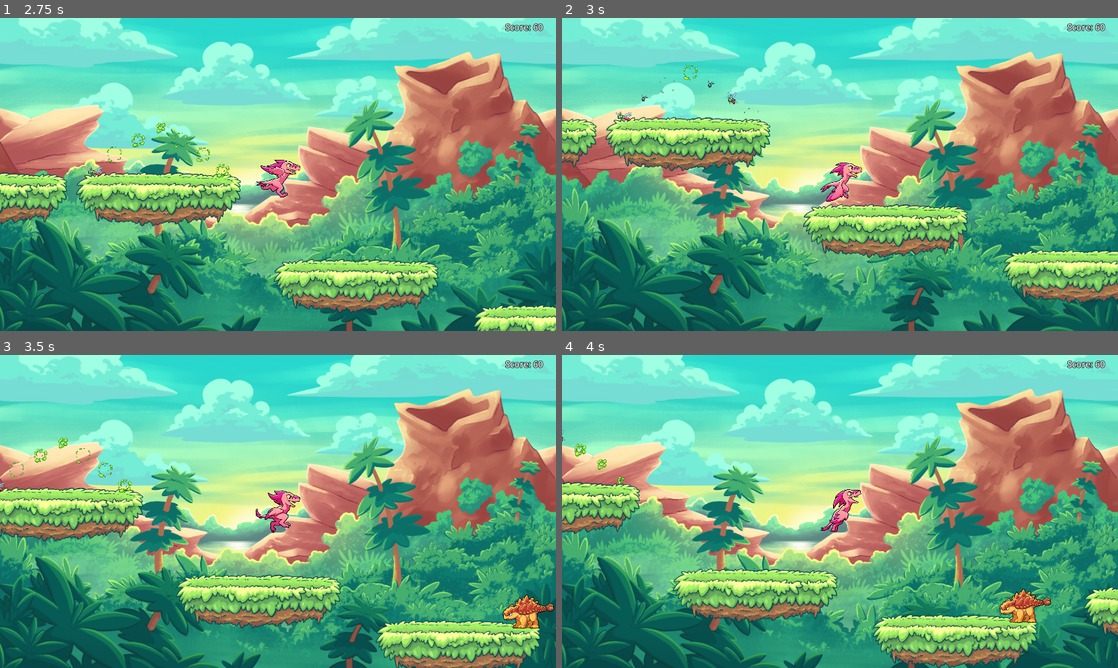
Above: before the commit, frames 1-4 (two rows, left to right).
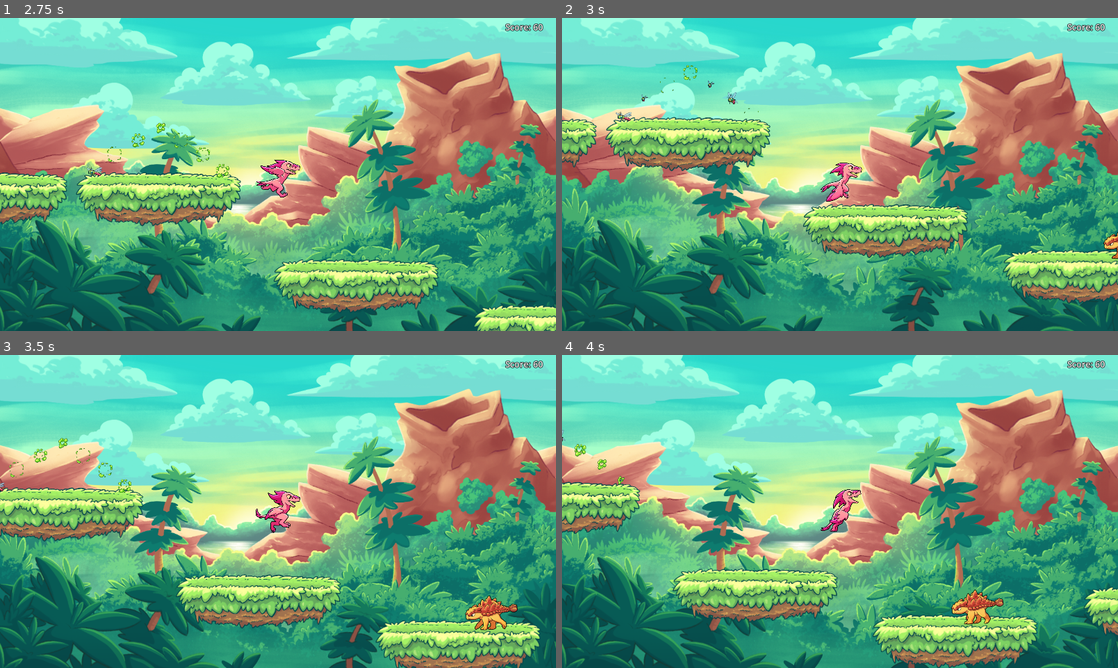
Above: after the commit, the same moments.

Repository: tomglenn/raptor-run
Game: Godot game, scene res://scenes/main.tscn
Two runs of this game, one before a commit and one after it. Both use one fixed random seed, a clock stepped at 60 frames per second and the inputs below.
Inputs:
- Up to frame 1 (2.75 s): tap Space (jump) at 0.77, 1.52 s
- Up to frame 2 (3 s): no input
- Up to frame 3 (3.5 s): tap Space (jump) at 3.02 s
- Up to frame 4 (4 s): tap Space (jump) at 3.77 s

Frame 1 is identical in both runs. In frame 2, 0.1% of the frame differs, in the area x 97-100%, y 68-78%; in frame 3, 1.1%; in frame 4, 1.1%, in the area x 70-88%, y 74-87%.

Commit message:
Creating an enemy - making the enemy move

Diff:
--- a/scenes/enemy.tscn
+++ b/scenes/enemy.tscn
@@ -1,5 +1,6 @@
-[gd_scene load_steps=31 format=3 uid="uid://dm67wirgkuljq"]
+[gd_scene load_steps=32 format=3 uid="uid://dm67wirgkuljq"]
 
+[ext_resource type="Script" path="res://scripts/enemy.gd" id="1_bciih"]
 [ext_resource type="Texture2D" uid="uid://d3oftgnsw8rtq" path="res://assets/sprites/Dino Enemy/dino_enemy_death.png" id="1_fess5"]
 [ext_resource type="Texture2D" uid="uid://3yibejkd3uuc" path="res://assets/sprites/Dino Enemy/dino_enemy_idle.png" id="2_go84a"]
 [ext_resource type="Texture2D" uid="uid://cr27nfdv4lvsh" path="res://assets/sprites/Dino Enemy/dino_enemy_walk.png" id="3_uwlkw"]
@@ -126,11 +127,12 @@
 
 [node name="Enemy" type="CharacterBody2D" groups=["enemy"]]
 collision_layer = 4
+script = ExtResource("1_bciih")
 
 [node name="AnimatedSprite2D" type="AnimatedSprite2D" parent="."]
 frames = SubResource("SpriteFrames_ltysa")
 animation = &"idle"
-frame = 1
+frame = 5
 playing = true
 
 [node name="CollisionShape2D" type="CollisionShape2D" parent="."]
--- a/scenes/main.tscn
+++ b/scenes/main.tscn
@@ -1,10 +1,14 @@
-[gd_scene load_steps=6 format=3 uid="uid://buxueg3u0d1ln"]
+[gd_scene load_steps=8 format=3 uid="uid://buxueg3u0d1ln"]
 
 [ext_resource type="Texture2D" uid="uid://dnpwi8ct0xojg" path="res://assets/sprites/Background/background_static.png" id="1_aa7ic"]
 [ext_resource type="Script" path="res://scripts/game.gd" id="1_fdudm"]
 [ext_resource type="PackedScene" uid="uid://xm28kpy7xjbm" path="res://scenes/platform.tscn" id="2_fmjdu"]
 [ext_resource type="PackedScene" uid="uid://ctjnrqp6idpcx" path="res://scenes/player.tscn" id="3_0twje"]
+[ext_resource type="Script" path="res://scripts/play_area.gd" id="3_p1h1a"]
 [ext_resource type="AudioStream" uid="uid://btgeagu3f3fjb" path="res://assets/sounds/collect.wav" id="6_xq8wb"]
+
+[sub_resource type="RectangleShape2D" id="RectangleShape2D_y1w52"]
+size = Vector2(1800, 1200)
 
 [node name="World" type="Node2D" groups=["example"]]
 script = ExtResource("1_fdudm")
@@ -19,6 +23,13 @@
 [node name="Environment" type="Node2D" parent="."]
 
 [node name="Static" type="Node2D" parent="Environment"]
+
+[node name="PlayArea" type="Area2D" parent="Environment/Static"]
+collision_mask = 4
+script = ExtResource("3_p1h1a")
+
+[node name="CollisionShape2D" type="CollisionShape2D" parent="Environment/Static/PlayArea"]
+shape = SubResource("RectangleShape2D_y1w52")
 
 [node name="Moving" type="Node2D" parent="Environment"]
 
--- /dev/null
+++ b/scripts/enemy.gd
@@ -0,0 +1,29 @@
+extends CharacterBody2D
+
+@export var movement_speed = 50
+@onready var sprite = $AnimatedSprite2D
+
+var active = false
+var gravity = 1600
+
+# Called when the node enters the scene tree for the first time.
+func _ready():
+	pass # Replace with function body.
+
+
+# Called every frame. 'delta' is the elapsed time since the previous frame.
+func _process(delta):
+	pass
+
+func _physics_process(delta):
+	if not active:
+		return
+
+	velocity.x = -movement_speed
+	velocity.y = gravity * delta
+	move_and_slide()
+
+func set_active(value):
+	active = value
+	if active:
+		sprite.play("walk")
--- /dev/null
+++ b/scripts/play_area.gd
@@ -0,0 +1,16 @@
+extends Area2D
+
+
+# Called when the node enters the scene tree for the first time.
+func _ready():
+	self.body_entered.connect(_on_body_entered)
+	self.body_exited.connect(_on_body_exited)
+
+
+func _on_body_entered(body):
+	if body.is_in_group("enemy"):
+		body.set_active(true)
+
+func _on_body_exited(body):
+	if body.is_in_group("enemy"):
+		body.queue_free()
